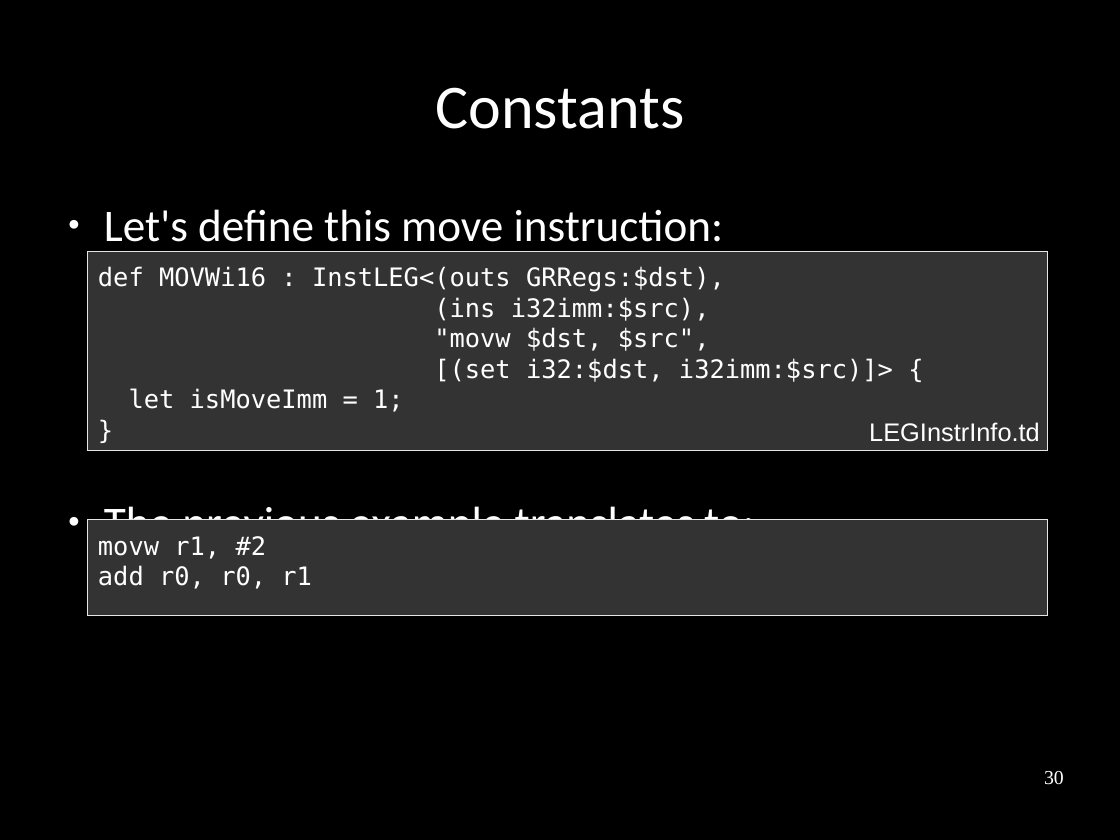
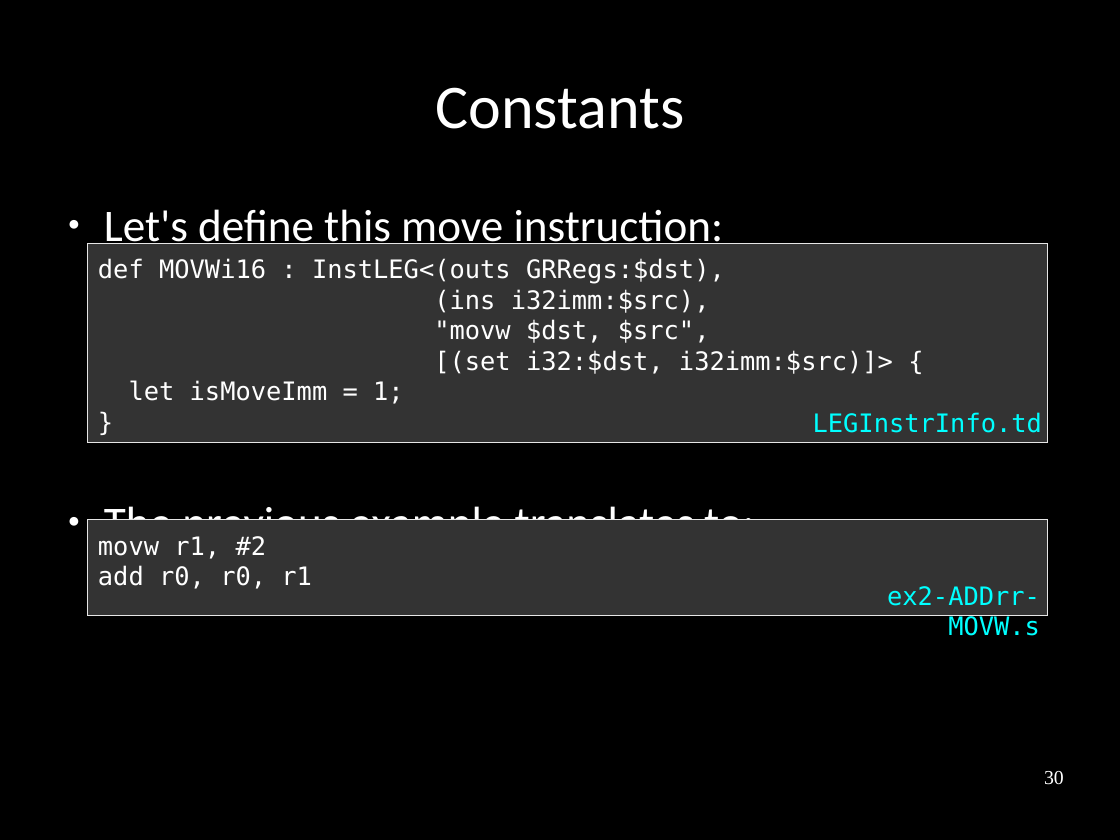
Before and after one commit to frasercrmck/llvm-leg, a slide deck: slide 30 of docs/Codeplay/Slides.odp. Drawn at 1120x840 pixels with LibreOffice and Linux fonts; fonts in the diff are those of the drawing. Boxes give left, top, right and bottom in pixels: in the first picture for what was removed or moved away, otherwise in the second. Text is boxed around its words. In the diff, an @@ line names an element or a change of style, - is before the commit and + after.

Commit message:
Fixing code text box / file name layout.

```diff
--- a/docs/Codeplay/Slides.odp
+++ b/docs/Codeplay/Slides.odp
@@ rectangle "def MOVWi16 : InstLEG<(outs GRRegs:$dst),": place and size @@
-rectangle "def MOVWi16 : InstLEG<(outs GRRegs:$dst)," at (88, 252, 1049, 451)
+rectangle "def MOVWi16 : InstLEG<(outs GRRegs:$dst)," at (88, 244, 1049, 443)
@@ text "LEGInstrInfo.td" at (813, 412, 1042, 433): font Arial to DejaVu Sans Mono, text colour #FFFFFF to #00FFFF @@
@@ text added at (887, 586, 1040, 636), 18 pt, text #00FFFF @@
+ex2-ADDrr-MOVW.s
```
Also in this commit, not shown: 16 other slides changed.
